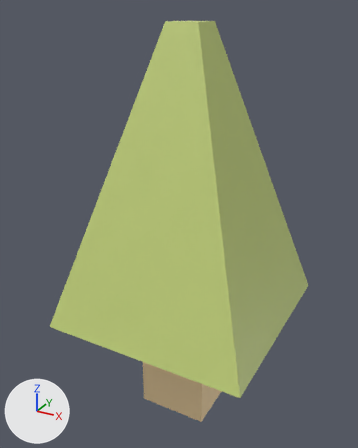
The FBX model Assets/_Main/Art/Models/Tree_4.fbx, before and after one commit.
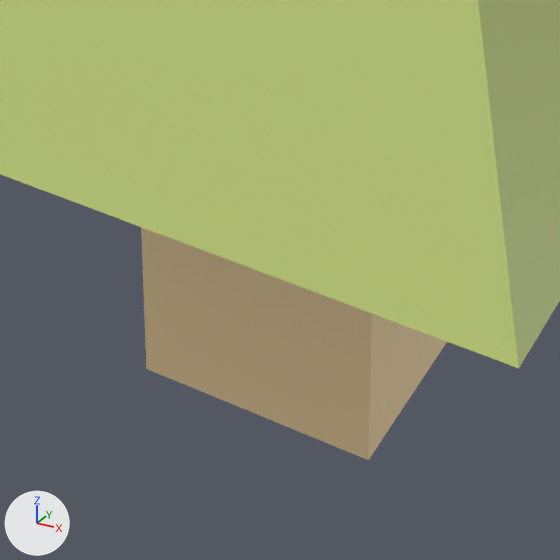
Each version is shown whole from a 50 mm lens placed at (2.04, -3.91, 3.98), pointed at (-0.1, -0.01, 2.03), then close up on the part from 30% to 70% of the width and 68% to 100% of the height. Arrows for +X, +Y and +Z are at lower left; the lights stay in place. Where no turn or scale is listed for an object, it has been applied to the vertices.

Before the edit, the objects in view are built like this:
```python
me_plane_013 = bpy.data.meshes.new('Plane.013')
me_plane_013.from_pydata(...)  # 16 vertices, 14 faces; spans x -0.99..0.99, y -0.99..0.99, z 0.0..3.86
# faces by material slot: [9, 5]
me_plane_013.materials.append(mat_grass)  # green #c6d57e
me_plane_013.materials.append(mat_ground)  # beige #ffe1af
ob_tree_003 = bpy.data.objects.new('Tree.003', me_plane_013)
ob_tree_003.location = (0.0, 0.0, 0.0)
```
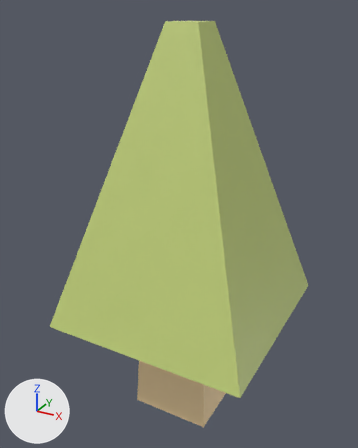
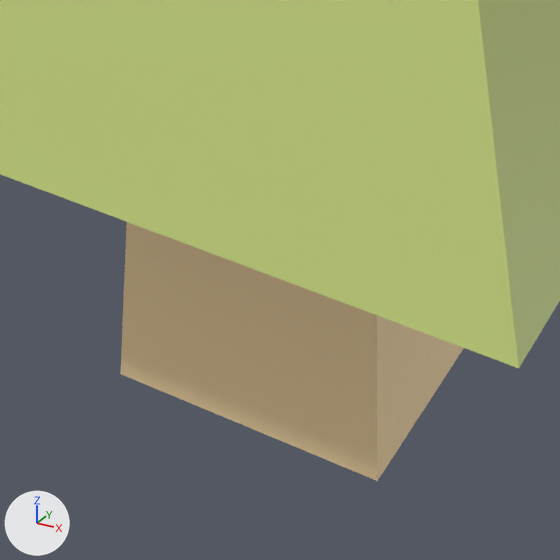
What changed in the scene script:
```text
Change me_plane_013:
    where me_plane_013.from_pydata(...)  # 16 vertices, 14 faces; spans x -0.99..0.99, y -0.99..0.99, z 0.0..3.86
    used by ob_tree_003; location = (0.0, 0.0, 0.0)
    me_plane_013 part 1
    me_plane_013.vertices[0].co: (-0.35, -0.35, 0.0) -> (-0.41, -0.41, 0.0)  # pixel (146, 368) -> pixel (120, 374)
    me_plane_013.vertices[1].co: (0.35, -0.35, 0.0) -> (0.41, -0.41, 0.0)  # pixel (368, 460) -> pixel (377, 481)
    me_plane_013.vertices[2].co: (-0.35, 0.35, 0.0) -> (-0.41, 0.41, 0.0)
    me_plane_013.vertices[3].co: (0.35, 0.35, 0.0) -> (0.41, 0.41, 0.0)
```

Pixel boxes [x1, y1, x2, y2] of what changed, in the close-ups (560 x 560 px; the box of a moved part takes in the faces that stretch with it):
'Tree.003', reshaped
    before: [0, 0, 560, 460]
    after: [0, 0, 560, 481]
part 1 of me_plane_013, moved or reshaped
    before: [141, 227, 447, 460]
    after: [121, 222, 464, 481]
